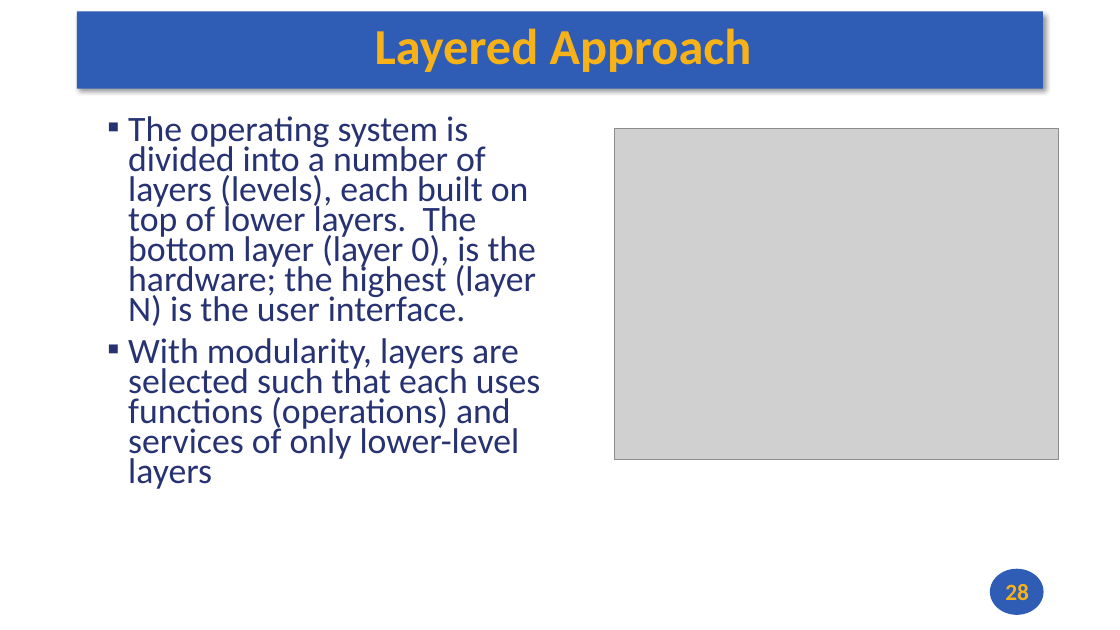
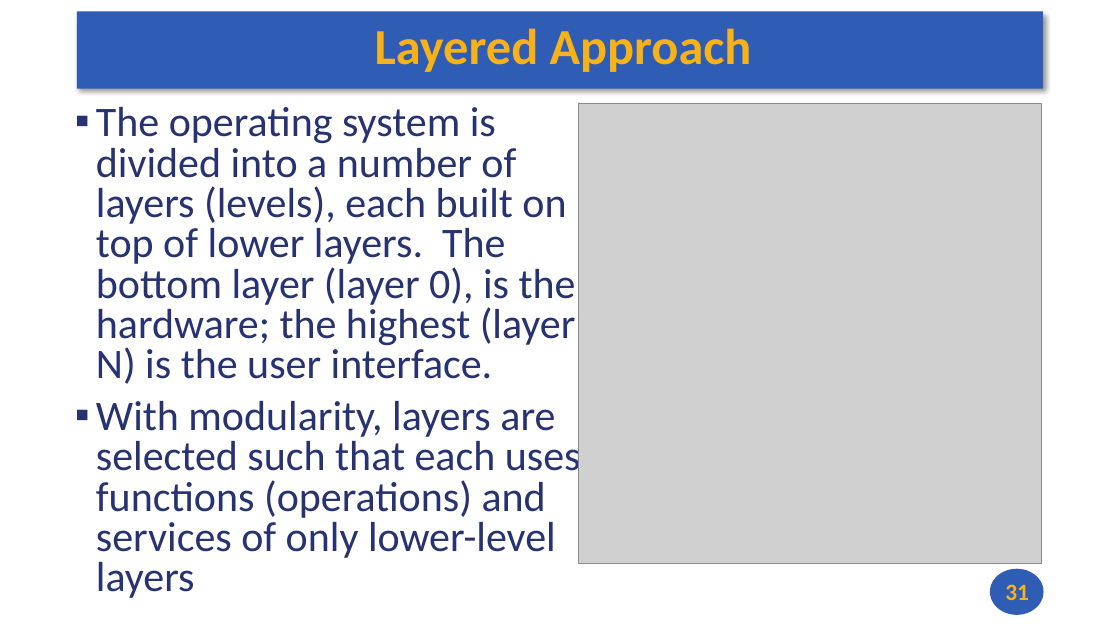
Before and after one commit to andrewt0301/hse-acos-course, a slide deck: slide 31 of docs/part2os/03_SystemCalls/OS_Lecture_03.pptx (slide 28 before the commit). Drawn at 1120x630 pixels with LibreOffice and Linux fonts; fonts in the diff are those of the drawing; grey boxes stand for pictures. Boxes give left, top, right and bottom in pixels: in the first picture for what was removed or moved away, otherwise in the second. Text is boxed around its words. In the diff, an @@ line names an element or a change of style, - is before the commit and + after.

```diff
--- a/docs/part2os/03_SystemCalls/OS_Lecture_03.pptx
+++ b/docs/part2os/03_SystemCalls/OS_Lecture_03.pptx
@@ text "The operating system is divided ...": place and size @@
-text "The operating system is divided ..." at <box>128,116,540,489</box>
+text "The operating system is divided ..." at <box>96,107,581,598</box>
@@ text "The operating system is divided ..." at <box>96,107,581,598</box>: size 30.6 to 36 pt; line spacing 0.7 to 0.8 @@
@@ picture: place and size @@
-picture at <box>614,128,1059,460</box>
+picture at <box>578,103,1041,564</box>
@@ page number at <box>1005,584,1029,600</box>: text changed @@
-28
+31
```
Also in this commit, not shown: 10 other slides changed, 3 slides added, 1 other file.
